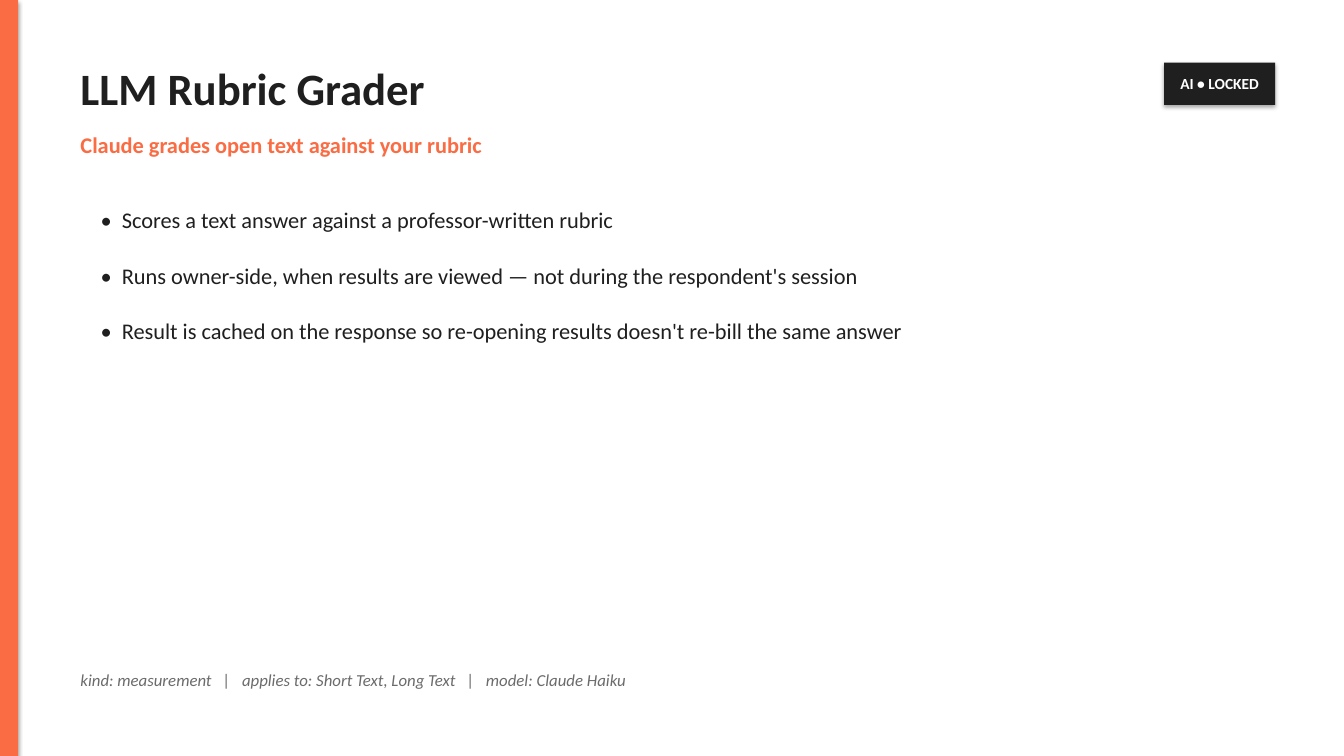
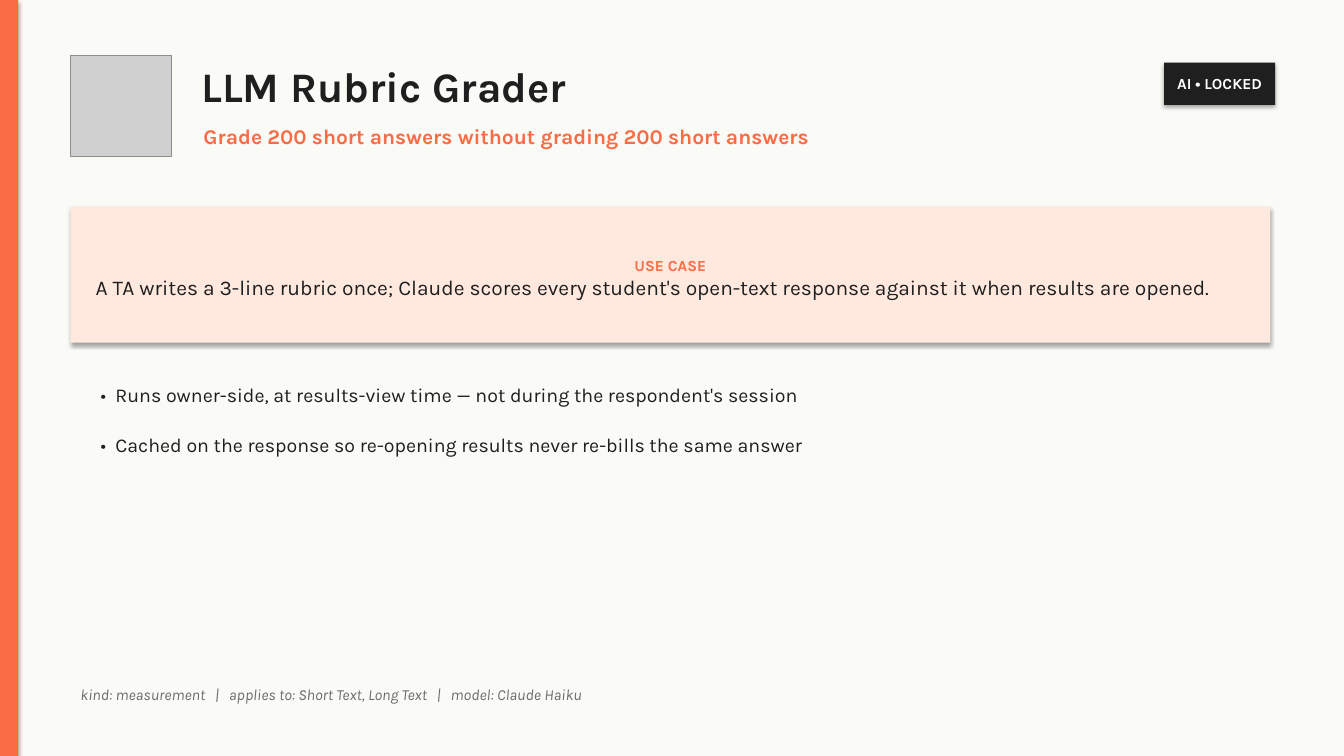
Before and after one commit to akilocorp/rag_platform, a slide deck: slide 28 of studio_instruments.pptx (slide 18 before the commit). Drawn at 1344x756 pixels with LibreOffice and Linux fonts; fonts in the diff are those of the drawing; grey boxes stand for pictures. Boxes give left, top, right and bottom in pixels: in the first picture for what was removed or moved away, otherwise in the second. Text is boxed around its words. In the diff, an @@ line names an element or a change of style, - is before the commit and + after.

```diff
--- a/studio_instruments.pptx
+++ b/studio_instruments.pptx
@@ rectangle added at [0,0,1344,756], fill #FAFAF7 @@
@@ picture added at [71,55,171,156] @@
@@ text "LLM Rubric Grader": place and size @@
-text "LLM Rubric Grader" at [80,73,425,106]
+text "LLM Rubric Grader" at [201,72,566,103]
@@ text "LLM Rubric Grader" at [201,72,566,103]: size 32 to 30 pt, font Calibri to Karla @@
@@ rectangle "AI • LOCKED" at [1165,63,1275,105]: font Calibri to Karla @@
@@ text at [203,129,809,150]: text changed; size 16 to 15 pt; font Calibri to Karla @@
-Claude grades open text against your rubric
+Grade 200 short answers without grading 200 short answers
@@ rectangle added at [71,207,1270,343], fill #FFE9DF, 15 pt, text #1F1F1F @@
+USE CASE
+A TA writes a 3-line rubric once; Claude scores every student's open-text response against it when results are opened.
@@ text removed at [122,212,613,232] @@
-• Scores a text answer against a professor-written rubric
@@ text at [115,388,797,407]: text changed; size 16 to 14 pt; font Calibri to Karla @@
-• Runs owner-side, when results are viewed — not during the respondent's session
+• Runs owner-side, at results-view time — not during the respondent's session
@@ text at [115,438,802,457]: text changed; size 16 to 14 pt; font Calibri to Karla @@
-• Result is cached on the response so re-opening results doesn't re-bill the same answer
+• Cached on the response so re-opening results never re-bills the same answer
@@ text "kind: measurement | applies to: ...": place and size @@
-text "kind: measurement | applies to: ..." at [80,674,626,689]
+text "kind: measurement | applies to: ..." at [80,689,581,704]
@@ text "kind: measurement | applies to: ..." at [80,689,581,704]: size 12 to 11 pt, font Calibri to Karla @@
```
Also in this commit, not shown: 15 other slides changed, 18 slides added, 8 slides removed.
